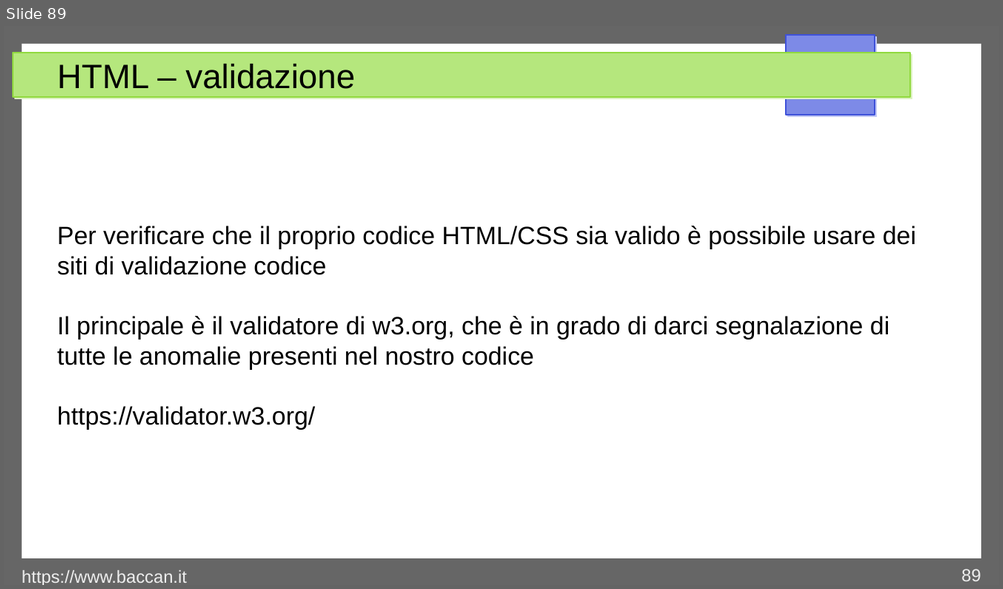
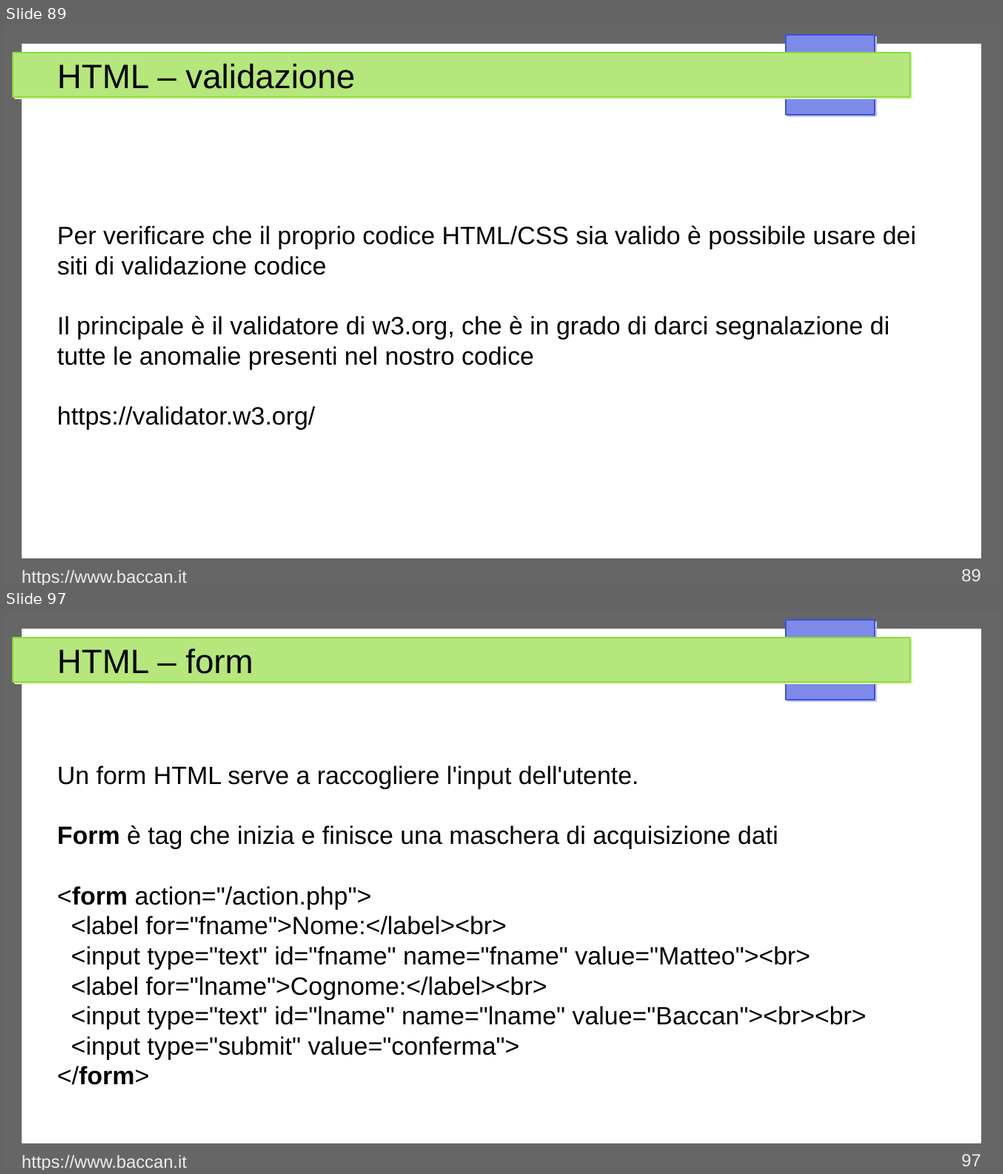
Before and after one commit to matteobaccan/CorsoHTML, a slide deck: Chapter_html.odp. Shown one above the other, each under a label of ours: slide 89 before the commit, slides 89 and 97 after it; the slides between them are not shown. The pictures are 1003x589 and 1003x1174 pixels, drawn with LibreOffice and Linux fonts; fonts in the diff are those of the drawing. Boxes give left, top, right and bottom in pixels: in the first picture for what was removed or moved away, otherwise in the second. Text is boxed around its words. In the diff, an @@ line names an element or a change of style, - is before the commit and + after.

Commit message:
Aggiornamento emoji e form

```diff
--- a/Chapter_html.odp
+++ b/Chapter_html.odp
@@ slide 97 added at bbox=[4, 611, 999, 1170], background #FFFFFF; not listed: 4 template elements that a slide beside it also shows @@
@@ title added at bbox=[57, 649, 253, 674], 27 pt, text #000000 @@
+HTML – form
@@ text added at bbox=[57, 766, 866, 1085], 20 pt, text #000000 @@
+Un form HTML serve a raccogliere l'input dell'utente.
+Form è tag che inizia e finisce una maschera di acquisizione dati
+<form action="/action.php">
+<label for="fname">Nome:</label><br>
+<input type="text" id="fname" name="fname" value="Matteo"><br>
+<label for="lname">Cognome:</label><br>
+<input type="text" id="lname" name="lname" value="Baccan"><br><br>
+<input type="submit" value="conferma">
+</form>
@@ text added at bbox=[22, 1156, 187, 1170], 14 pt, text #EEEEEE @@
+https://www.baccan.it
@@ page number added at bbox=[961, 1154, 980, 1167], 14 pt, text #EEEEEE @@
+97
```
Also in this commit, not shown: 1 slide changed, 10 other slides added, 5 other files.
